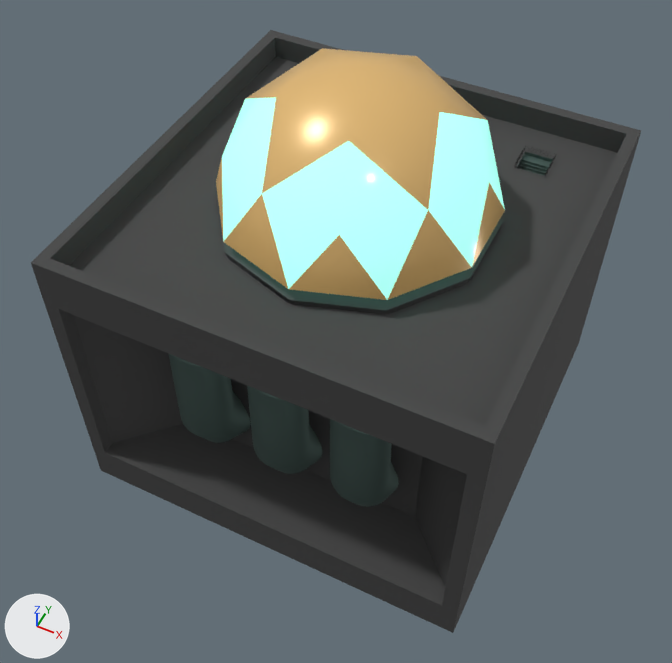
What one commit did to the Blender file assets/models/lolli/water.blend.
Both versions are drawn from a 50 mm lens placed at (3.35, -7.24, 10.43), pointed at (0.04, -0.63, 2.16). Lighting does not change. The marker at lower left points along +X, +Y and +Z.

In view in the first picture: 'Cube', 'waterspin'.
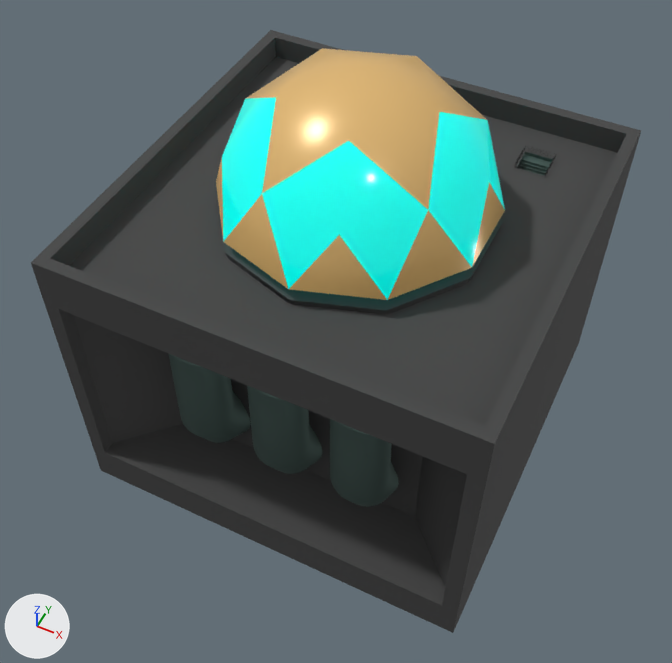
Location of each change, (x1, y1, x2, y2) in pixels of the pictures (672 x 663 px):
'waterspin', recoloured, surface changed
    both: (219, 94, 505, 300)

What the commit changed:
Material 'Material.012' (mat_material_012) changes colour from green #92e7d0 to cyan #03e7db; in linear values from (0.289, 0.8, 0.633) to (0.000939, 0.801, 0.707).
In material 'Material.012' (mat_material_012), emission_color goes from (0.289, 0.8, 0.633) (green #92e7d0) to (0.000939, 0.801, 0.707) (cyan #03e7db).
In material 'Material.012' (mat_material_012), emission_strength goes from 1.1 to 0.5.
